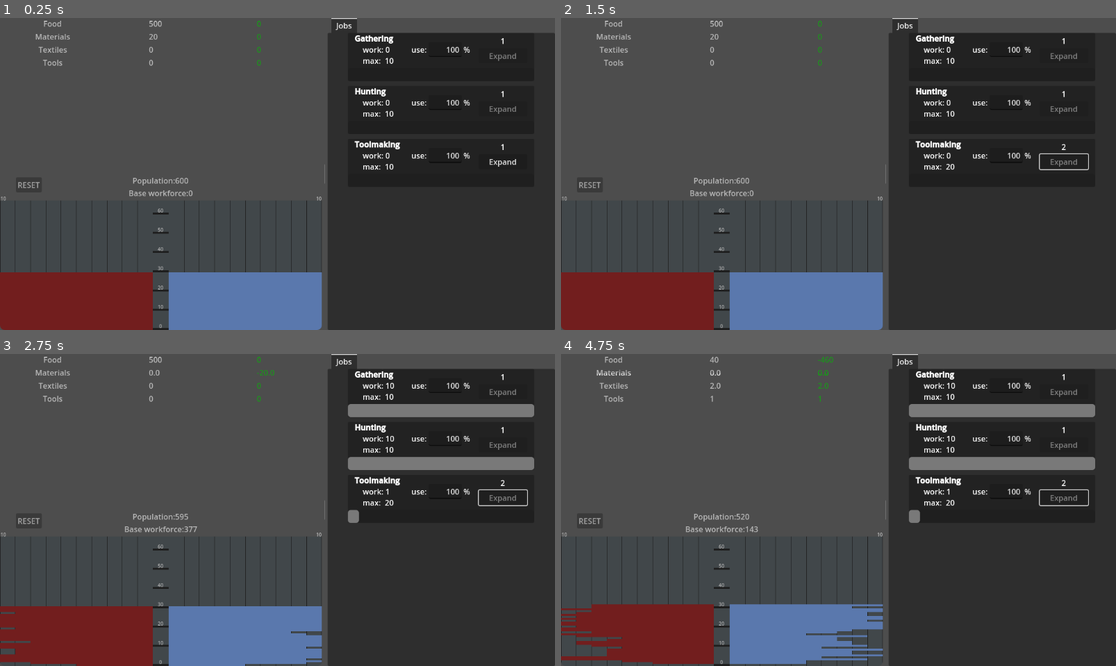
Above: before the commit, frames 1-4 (two rows, left to right).
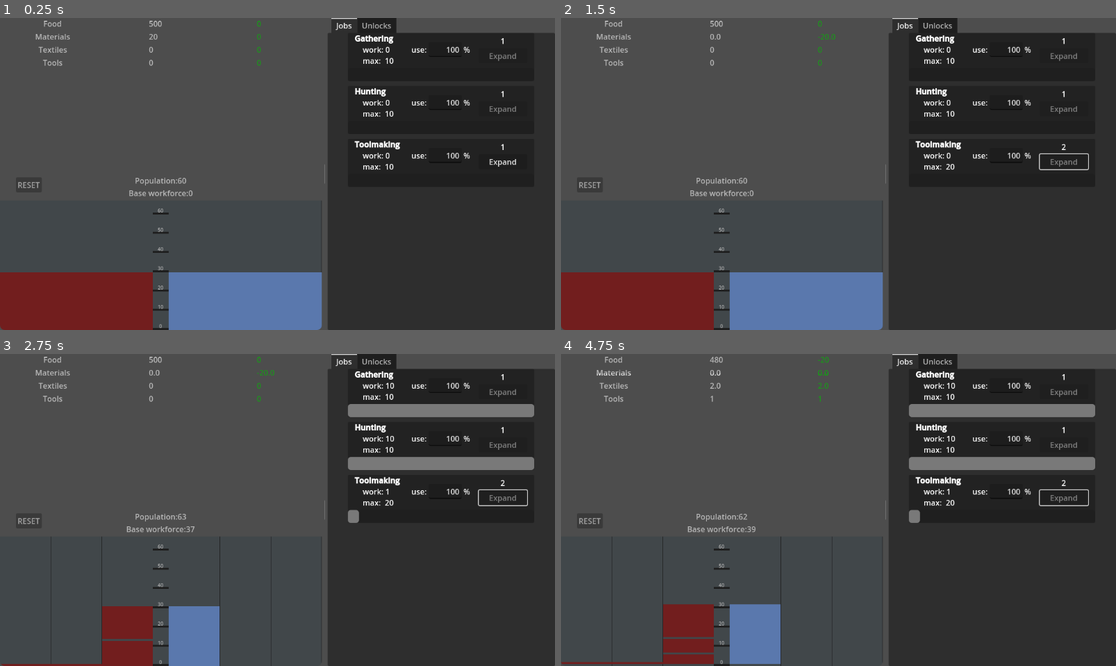
Above: after the commit, the same moments.

Repository: drahosh/bootstrap-civilization
Game: Godot game, scene res://main/main.tscn
Same seed, same stepped clock (60 frames per second), same inputs: the game is played once before the commit and once after it.
Inputs (mouse positions are in pixels of both pictures, inside the frame that each line leads up to):
- Up to frame 1 (0.25 s): no input
- Up to frame 2 (1.5 s): click "RESET" at 0.5 s; click "Expand" at 1.25 s
- Up to frame 3 (2.75 s): tap Enter at 2 s; move the mouse to (399, 494) at 2.02 s; tap F at 2.1 s; click (399, 494) at 2.17 s
- Up to frame 4 (4.75 s): drag from (727, 525) to (810, 572) at 2.77 s; tap Space at 3.5 s; move the mouse to (894, 441) at 3.52 s; tap F at 3.6 s; click (894, 441) at 3.67 s; tap Enter at 4.25 s; drag from (810, 572) to (672, 463) at 4.27 s

The runs differ from the first frame. In frame 1, 0.7% of the frame differs, in the area x 0-72%, y 0-82%; in frame 2, 0.7%; in frame 3, 7.6%, in the area x 0-72%, y 0-100%; in frame 4, 6.5%.

Commit message:
global signals and unlocks
forgot to commit after global signals, didn't feel like splitting

Diff:
--- a/jobs/default_jobs.gd
+++ b/data/default_jobs.gd
@@ -33,9 +33,18 @@
 		jobs.TOOLMAKING:
 			line.init(Enums.job_names[job], 10, {r.TOOLS: 1}, {r.MATERIALS: 1}, {r.MATERIALS: 20}, "Make tools")
 		jobs.CLOTHMAKING:
-			line.init(Enums.job_names[job], 10, {r.CLOTHES: 1}, {r.TEXTILES: 1}, {r.TOOLS: 20}, "Make clothes")
+			line.init(
+				Enums.job_names[job],
+				10,
+				{r.CLOTHES: 1},
+				{r.TEXTILES: 1},
+				{r.TOOLS: 20, r.TEXTILES: 100},
+				"Make clothes"
+			)
 		jobs.RECREATION:
-			line.init(Enums.job_names[job], 10, {r.CULTURE: 1}, {}, {r.FOOD: 20}, "Rest, Play, Make art")
+			line.init(
+				Enums.job_names[job], 10, {r.CULTURE: 0.1}, {}, {r.FOOD: 100, r.TOOLS: 10}, "Rest, Play, Make art"
+			)
 		_:
 			printerr("job number doesn't exist: " + str(job))
 	return line
--- a/data/enums.gd
+++ b/data/enums.gd
@@ -2,6 +2,7 @@
 
 class_name Enums
 
+# contains global enums and constants (static var dicts are technically mutable in code but i don't intend to change them anywhere)
 enum resource_types {
 	FOOD,
 	MATERIALS,
@@ -36,4 +37,15 @@
 	jobs.RECREATION: "Recreation",
 	jobs.CLOTHMAKING: "ClothMaking",
 }
-static var MAX = "MAX"  # used when muying multiples
+const MAX = "MAX"  # used when muying multiples
+enum unlock_state {
+	INVISIBLE,  # The revelation of unlock itself is not yet unlocked
+	LOCKED,
+	UNLOCKED,
+}
+
+static var unlock_name_to_class = {
+	# used when loading for serialization
+	"UnlockClothmaking": UnlockClothmaking,
+	"UnlockRecreation": UnlockRecreation,
+}
--- a/jobs/job.gd
+++ b/jobs/job.gd
@@ -16,6 +16,7 @@
 # Called when the node enterss the scene tree for the first time.
 func _ready():
 	$Panel/VBoxContainer/HBoxContainer/buy_box/UpgradeButton.pressed.connect(upgrade)
+	GlobalSignals.manual_resource_change.connect(_set_button_clickbility)
 	self.redraw()
 
 
@@ -57,6 +58,7 @@
 		self.workforce_max += self.workforce_max_base
 		bought += 1
 	self.redraw()
+	GlobalSignals.manual_resource_change.emit()
 
 
 func _set_button_clickbility():
--- a/jobs/jobs.gd
+++ b/jobs/jobs.gd
@@ -15,6 +15,7 @@
 func _ready():
 	super._ready()
 	self._setup()
+	GlobalSignals.unlock_job.connect(unlock_job)
 	pass  # Replace with function body.
 
 
@@ -50,6 +51,11 @@
 		self.add_child(line)
 
 
+func unlock_job(job: int):
+	var line = DefaultJobs.create_default_job(job)
+	self.add_child(line)
+
+
 func reset():
 	for child in get_children():
 		child.free()
--- a/main/main.gd
+++ b/main/main.gd
@@ -5,6 +5,7 @@
 @onready var population = get_node("HSplitContainer/VScrollBar/VBoxContainer/Population")
 @onready var jobs = get_node("HSplitContainer/Clickables/TabContainer/Jobs")
 @onready var resources = get_node("HSplitContainer/VScrollBar/VBoxContainer/Resources")
+@onready var unlocks = get_node("HSplitContainer/Clickables/TabContainer/Unlocks")
 static var time_since_last_save = 0.0
 static var save_interval_s = 15.0
 
@@ -20,6 +21,7 @@
 	resources.tick()
 	population.tick()
 	jobs.tick()
+	unlocks.tick()
 
 
 # Called every frame. 'delta' is the elapsed time since the previous frame.
@@ -42,6 +44,7 @@
 		"resources": resources.save_game(),
 		"population": population.save_game(),
 		"jobs": jobs.save_game(),
+		"unlocks": unlocks.save_game(),
 	}
 	var save_file = FileAccess.open("user://bootstrapciv_savegame.save", FileAccess.WRITE)
 	var json_string = JSON.stringify(save_dict)
@@ -68,6 +71,7 @@
 	resources.load_game(data["resources"])
 	population.load_game(data["population"])
 	jobs.load_game(data["jobs"])
+	unlocks.load_game(data["unlocks"])
 	return true
 
 
@@ -77,6 +81,7 @@
 	population.reset()
 	resources.reset()
 	jobs.reset()
+	unlocks.reset()
 	time_since_last_save = 0.0
 	miliseconds_saved = 0
 	year_miliseconds = 2000
--- a/main/main.tscn
+++ b/main/main.tscn
@@ -1,9 +1,10 @@
-[gd_scene load_steps=5 format=3 uid="uid://cwtw7os80cgu0"]
+[gd_scene load_steps=6 format=3 uid="uid://cwtw7os80cgu0"]
 
 [ext_resource type="Script" uid="uid://cvh7nlky6ub0x" path="res://main/main.gd" id="1_c651c"]
 [ext_resource type="PackedScene" uid="uid://dveaek1dp15vd" path="res://main/resources.tscn" id="2_3wy1v"]
 [ext_resource type="PackedScene" uid="uid://b3qnyj0t45ugr" path="res://population/population.tscn" id="3_kfbq2"]
 [ext_resource type="PackedScene" uid="uid://45c78d4h22ha" path="res://jobs/jobs.tscn" id="4_4dugh"]
+[ext_resource type="PackedScene" uid="uid://cbcogsm8pe4h1" path="res://unlocks/unlocks.tscn" id="5_3wy1v"]
 
 [node name="Node2D" type="Control"]
 layout_mode = 3
@@ -69,3 +70,8 @@
 [node name="Jobs" parent="HSplitContainer/Clickables/TabContainer" instance=ExtResource("4_4dugh")]
 layout_mode = 2
 metadata/_tab_index = 0
+
+[node name="Unlocks" parent="HSplitContainer/Clickables/TabContainer" instance=ExtResource("5_3wy1v")]
+visible = false
+layout_mode = 2
+metadata/_tab_index = 1
--- a/main/resource_line.gd
+++ b/main/resource_line.gd
@@ -18,6 +18,10 @@
 	self.resources = resources
 
 
+func _ready():
+	GlobalSignals.manual_resource_change.connect(redraw)
+
+
 func redraw():
 	get_node("CenterContainer2/ResourceAmount").text = str(resources.resources[resource_key])
 	get_node("CenterContainer3/ResourceChange").text = str(resources.resource_changes[resource_key])
--- a/main/resources.gd
+++ b/main/resources.gd
@@ -43,6 +43,7 @@
 # Called when the node enters the scene tree for the first time.
 func _ready():
 	_setup()
+	GlobalSignals.unlock_resource.connect(unlock_resource)
 
 
 func tick():
@@ -91,5 +92,12 @@
 	redraw_resource_list()
 
 
+func unlock_resource(resource: int):
+	enabled_resources.append(resource)
+	if resource not in resources:
+		resources[resource] = 0
+	redraw_resource_list()
+
+
 func reset():
 	_setup()
--- a/population/population.gd
+++ b/population/population.gd
@@ -9,8 +9,8 @@
 var death_rates: Array
 var birth_rates: Array
 var work_rates: Array
-var population_male: Array
-var population_female: Array
+static var population_male: Array
+static var population_female: Array
 var workforce_total: int
 var population_change: int = 0
 var workforce_change: int = 0
@@ -36,7 +36,7 @@
 var start_working_age = 8
 
 
-func _get_population_total():
+static func get_population_total():
 	return Utils.sum_array(population_male) + Utils.sum_array(population_female)
 
 
@@ -97,8 +97,8 @@
 	population_male.fill(0)
 	population_female.fill(0)
 	for i in range(30):
-		population_female[i] = 10
-		population_male[i] = 10
+		population_female[i] = 1
+		population_male[i] = 1
 
 
 func _increase_age():
@@ -120,7 +120,7 @@
 
 func _eat_food():
 	# eats food (decreases the static resource), returns proportion of desired consumption that was sated
-	var desired_consumption = _get_population_total()
+	var desired_consumption = get_population_total()
 	var food = Resources.resources[Enums.resource_types.FOOD]
 	if food > desired_consumption:
 		Resources.resources[Enums.resource_types.FOOD] -= desired_consumption
@@ -179,17 +179,17 @@
 
 func _redraw_ui():
 	get_node("Pyramid").queue_redraw()
-	get_node("Label").text = "Population:%s\nBase workforce:%s" % [_get_population_total(), workforce_total]
+	get_node("Label").text = "Population:%s\nBase workforce:%s" % [get_population_total(), workforce_total]
 
 
 func tick():
-	var old_population = _get_population_total()
+	var old_population = get_population_total()
 	_increase_age()
 	var satiety = _eat_food()  # 1 means everyone has more than enough food, 0 means total starvation
 	_calculate_work(satiety)
 	_calculate_births(satiety)
 	_calculate_deaths(satiety)
-	population_change = _get_population_total() - old_population
+	population_change = get_population_total() - old_population
 	_redraw_ui()
 
 
--- a/project.godot
+++ b/project.godot
@@ -14,6 +14,10 @@
 run/main_scene="res://main/main.tscn"
 config/features=PackedStringArray("4.4", "GL Compatibility")
 
+[autoload]
+
+GlobalSignals="*res://utils/global_signals.gd"
+
 [editor_plugins]
 
 enabled=PackedStringArray("res://addons/ReorderableContainer/plugin.cfg", "res://addons/gdLinter/plugin.cfg", "res://addons/gdscript_formatter/plugin.cfg")
--- /dev/null
+++ b/unlocks/abstractUnlock.gd
@@ -0,0 +1,79 @@
+extends Label
+# generic class, to be extended by specific unlock
+
+class_name AbstractUnlock
+
+var unlock_state: int = Enums.unlock_state.INVISIBLE
+var description_1: String = "MISSING TEXT"  # ex. "reach 500 population"
+var description_2: String = "MISSING TEXT"  #ex. "Clothmaking"
+
+
+#####################################
+# START OF FUNCTIONS TO IMPLEMENT IN CHILD
+func checkVisible() -> bool:
+	# test if state should move from INVISIBLE to LOCKED or LOCKED
+	return false  # for implementation
+
+
+func checkUnlock() -> bool:
+	# test if should be unlocked
+	# depends on implementation
+	return false
+
+
+func unlock() -> void:
+	# unlock
+	# locking again is handled in the unlocked part itelf
+	pass
+
+
+# END OF FUNCTIONS TO IMPLEMENT IN CHILD
+#####################################
+
+
+func _ready():
+	unlock_state = Enums.unlock_state.INVISIBLE
+	_draw()
+
+
+func _draw():
+	if unlock_state == Enums.unlock_state.LOCKED:
+		visible = true
+		text = description_1 + " to unlock " + description_2
+	else:
+		visible = false
+
+
+func reset():
+	unlock_state = Enums.unlock_state.INVISIBLE
+	_draw()
+
+
+func tick():
+	if unlock_state == Enums.unlock_state.INVISIBLE:
+		if checkVisible():
+			unlock_state = Enums.unlock_state.LOCKED
+			_draw()
+	if unlock_state == Enums.unlock_state.LOCKED:
+		if checkUnlock():
+			unlock()
+			unlock_state = Enums.unlock_state.UNLOCKED
+			_draw()
+			# TODO send message to user log
+
+
+func save_game():
+	return {
+		"class_name": get_script().get_global_name(),
+		"description_1": description_1,
+		"description_2": description_2,
+		"unlock_state": unlock_state
+	}
+
+
+func load_game(data_dict):
+	# assuming that parrent created this class based on class_name
+	description_1 = data_dict["description_1"]
+	description_2 = data_dict["description_2"]
+	unlock_state = data_dict["unlock_state"]
+	_draw()
--- /dev/null
+++ b/unlocks/unlock.tscn
@@ -0,0 +1,16 @@
+[gd_scene load_steps=2 format=3 uid="uid://k7s7514qohik"]
+
+[ext_resource type="Script" uid="uid://cbhv8unuuqyut" path="res://unlocks/abstractUnlock.gd" id="1_7jjxn"]
+
+[node name="AbstractUnlock" type="Label"]
+anchors_preset = 14
+anchor_top = 0.5
+anchor_right = 1.0
+anchor_bottom = 0.5
+offset_top = -11.5
+offset_bottom = 11.5
+grow_horizontal = 2
+grow_vertical = 2
+text = "Get ??? to unlock ???"
+horizontal_alignment = 1
+script = ExtResource("1_7jjxn")
--- /dev/null
+++ b/unlocks/unlock_clothmaking.gd
@@ -0,0 +1,21 @@
+extends AbstractUnlock
+
+class_name UnlockClothmaking
+
+
+func checkVisible() -> bool:
+	return true
+
+
+func checkUnlock() -> bool:
+	return Population.get_population_total() >= 500
+
+
+func unlock() -> void:
+	GlobalSignals.unlock_job.emit(Enums.jobs.CLOTHMAKING)
+	GlobalSignals.unlock_resource.emit(Enums.resource_types.CLOTHES)
+
+
+func _ready() -> void:
+	description_1 = "Reach 500 population"
+	description_2 = "Clothmaking"
--- /dev/null
+++ b/unlocks/unlock_recreation.gd
@@ -0,0 +1,21 @@
+extends AbstractUnlock
+
+class_name UnlockRecreation
+
+
+func checkVisible() -> bool:
+	return Resources.resources[Enums.resource_types.FOOD] >= 2000
+
+
+func checkUnlock() -> bool:
+	return Resources.resources[Enums.resource_types.FOOD] >= 10000
+
+
+func unlock() -> void:
+	GlobalSignals.unlock_job.emit(Enums.jobs.RECREATION)
+	GlobalSignals.unlock_resource.emit(Enums.resource_types.CULTURE)
+
+
+func _ready() -> void:
+	description_1 = "Stockpile 1000 food"
+	description_2 = "Recreation"
--- /dev/null
+++ b/unlocks/unlocks.gd
@@ -0,0 +1,36 @@
+extends VBoxContainer
+
+class_name Unlocks
+
+
+func _ready() -> void:
+	reset()
+
+
+func reset():
+	for child in get_children():
+		child.free()
+	add_child(UnlockClothmaking.new())
+	add_child(UnlockRecreation.new())
+
+
+func tick():
+	for child in get_children():
+		child.tick()
+
+
+func save_game():
+	var list = []
+	for child in get_children():
+		list.append(child.save_game())
+	return list
+
+
+func load_game(list):
+	for child in get_children():
+		child.free()
+	for dict in list:
+		var className = dict["class_name"]
+		var child = Enums.unlock_name_to_class[className].new()
+		child.load_game(dict)
+		add_child(child)
--- /dev/null
+++ b/unlocks/unlocks.tscn
@@ -0,0 +1,11 @@
+[gd_scene load_steps=2 format=3 uid="uid://cbcogsm8pe4h1"]
+
+[ext_resource type="Script" uid="uid://yjvfbqpse56r" path="res://unlocks/unlocks.gd" id="1_4uv4s"]
+
+[node name="Unlocks" type="VBoxContainer"]
+anchors_preset = 15
+anchor_right = 1.0
+anchor_bottom = 1.0
+grow_horizontal = 2
+grow_vertical = 2
+script = ExtResource("1_4uv4s")
--- /dev/null
+++ b/utils/global_signals.gd
@@ -0,0 +1,7 @@
+extends Node
+
+#Node autoloaded as GlobalSignals
+
+signal manual_resource_change  # resources changed by user click when buying something, not by tick
+signal unlock_job(job: int)
+signal unlock_resource(resource: int)
Renamed: jobs/default_jobs.gd.uid -> data/default_jobs.gd.uid
Not shown, added: unlocks/abstractUnlock.gd.uid
Not shown, added: unlocks/unlock_clothmaking.gd.uid
Not shown, added: unlocks/unlock_recreation.gd.uid
Not shown, added: unlocks/unlocks.gd.uid
Not shown, added: utils/global_signals.gd.uid
Renamed: utils.gd -> utils/utils.gd
Renamed: utils.gd.uid -> utils/utils.gd.uid
